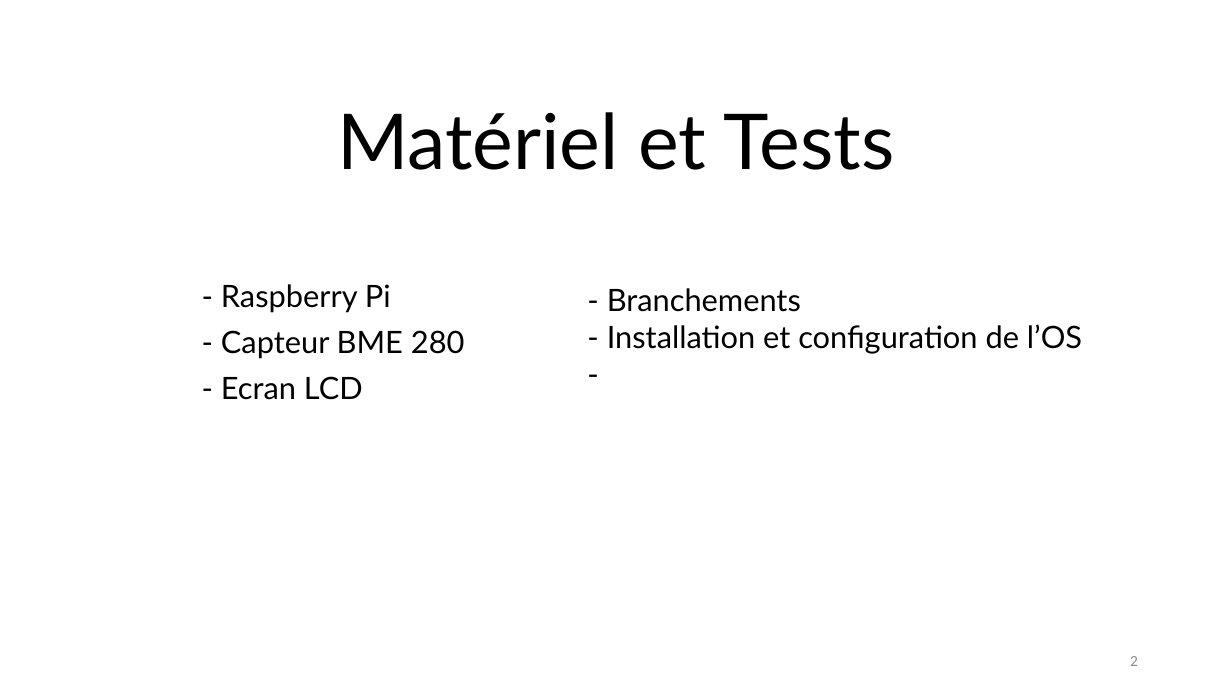
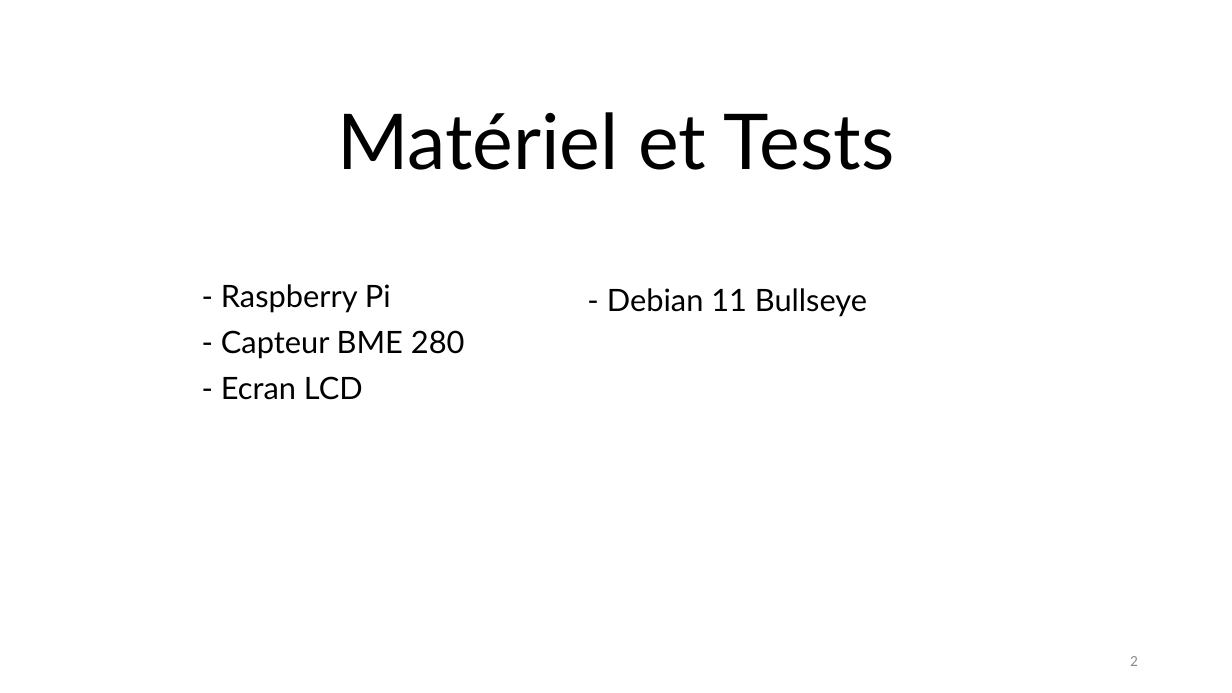
Before and after one commit to chopinvictor/CUBES-2, a slide deck: slide 2 of Présentation CUBE 2.pptx. Drawn at 1232x693 pixels with LibreOffice and Linux fonts; fonts in the diff are those of the drawing; background and template pictures are left out. Boxes give left, top, right and bottom in pixels: in the first picture for what was removed or moved away, otherwise in the second. Text is boxed around its words. In the diff, an @@ line names an element or a change of style, - is before the commit and + after.

```diff
--- a/Présentation CUBE 2.pptx
+++ b/Présentation CUBE 2.pptx
@@ text at [607,288,867,317]: text changed @@
-- Branchements
-- Installation et configuration de l’OS
--
+- Debian 11 Bullseye
```
Also in this commit, not shown: 4 other slides changed.
